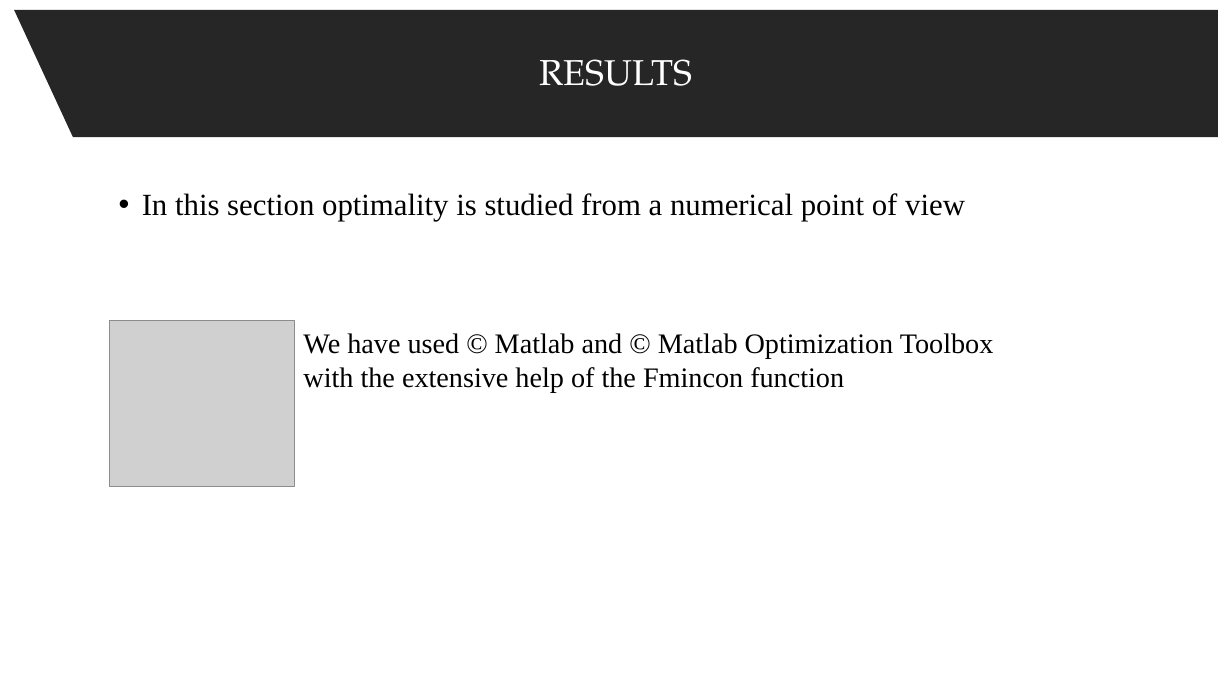
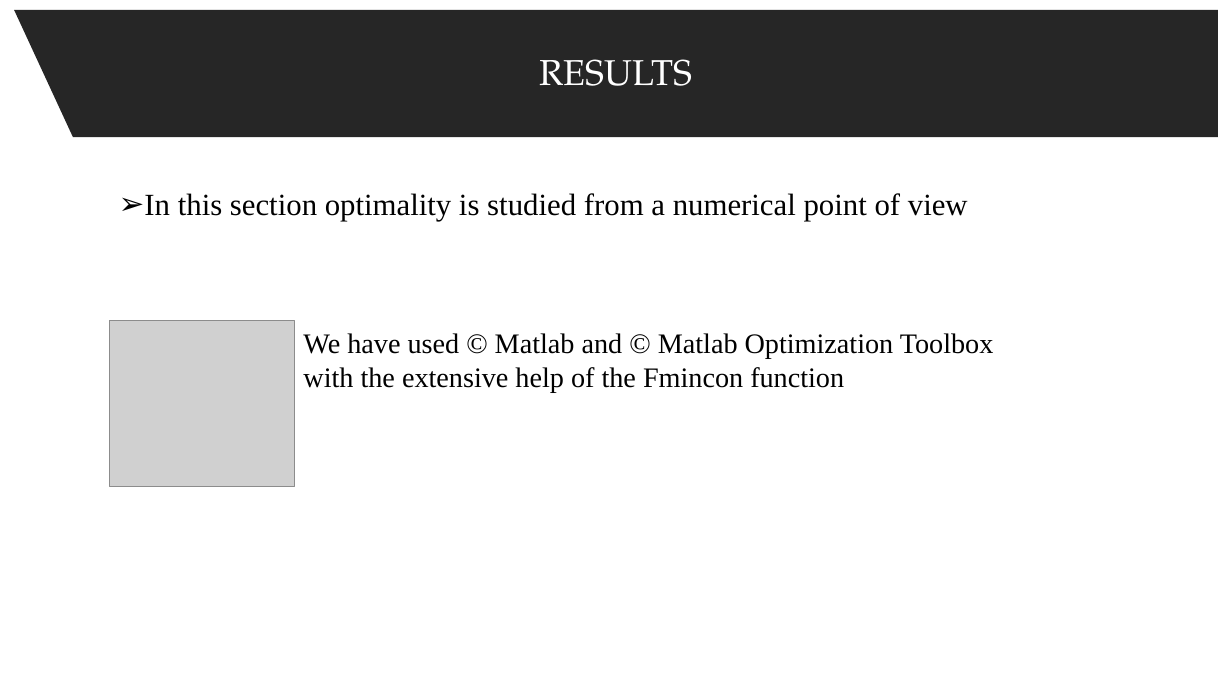
Before and after one commit to spbisc97/covid-optimal-control, a slide deck: slide 16 of Documents/Optimal control strategies to prevent the hospital beds collapse during COVID-19 outbreak.pptx. Drawn at 1232x693 pixels with LibreOffice and Linux fonts; fonts in the diff are those of the drawing; grey boxes stand for pictures. Boxes give left, top, right and bottom in pixels: in the first picture for what was removed or moved away, otherwise in the second. Text is boxed around its words. In the diff, an @@ line names an element or a change of style, - is before the commit and + after.

```diff
--- a/Documents/Optimal control strategies to prevent the hospital beds collapse during COVID-19 outbreak.pptx
+++ b/Documents/Optimal control strategies to prevent the hospital beds collapse during COVID-19 outbreak.pptx
@@ text "In this section optimality is ..." at [144, 193, 968, 221]: bullet • to ➢ @@
```
Also in this commit, not shown: 6 other slides changed.
